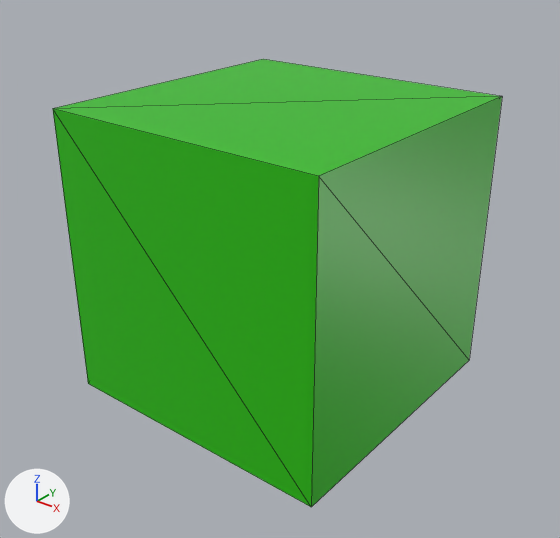
The glTF model assets/crate.glb, before and after one commit.
Camera for both pictures: a 50 mm camera at (3.0, -3.79, 2.18) aimed at (0.02, -0.06, -0.13). Arrows for +X, +Y and +Z are at lower left; the lights stay in place. Mesh edges are drawn as thin lines. Vertices at the same position are counted once.
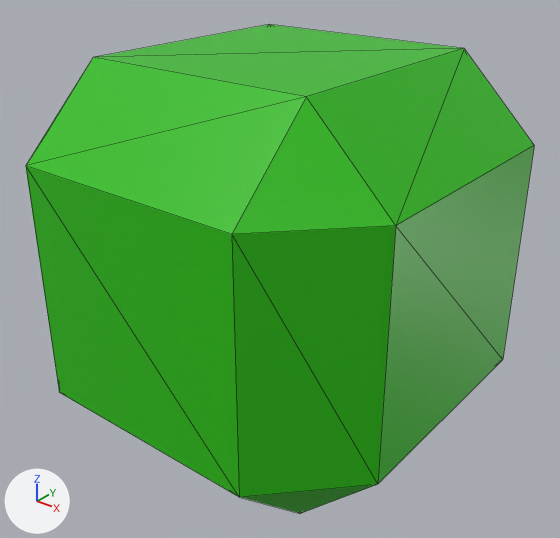
The change, as a diff of the scene's bpy script:
```diff
--- a/assets/crate.glb.py
+++ b/assets/crate.glb.py
@@ me_cube @@
 # used by ob_cube; location = (0.0, 0.0, 0.0)
-me_cube.from_pydata(...)  # 8 vertices, 12 faces; spans x -1.0..1.0, y -1.0..1.0, z -1.0..1.0
+me_cube.from_pydata(...)  # 24 vertices, 44 faces; spans x -1.13..1.13, y -1.13..1.13, z -1.13..1.13
+# me_cube part 1: the whole mesh is rebuilt
 me_cube.materials.append(mat_material)
@@ ob_cube @@
 ob_cube.location = (0.0, 0.0, 0.0)
+ob_cube.scale = (1.17, 1.22, 1.15)
```

Changed parts and their boxes (x1, y1, x2, y2) in the pictures (560 x 538 px):
'Cube', reshaped, rescaled (13% wider, 9% taller): before (53, 59, 502, 507); after (26, 24, 534, 513)
